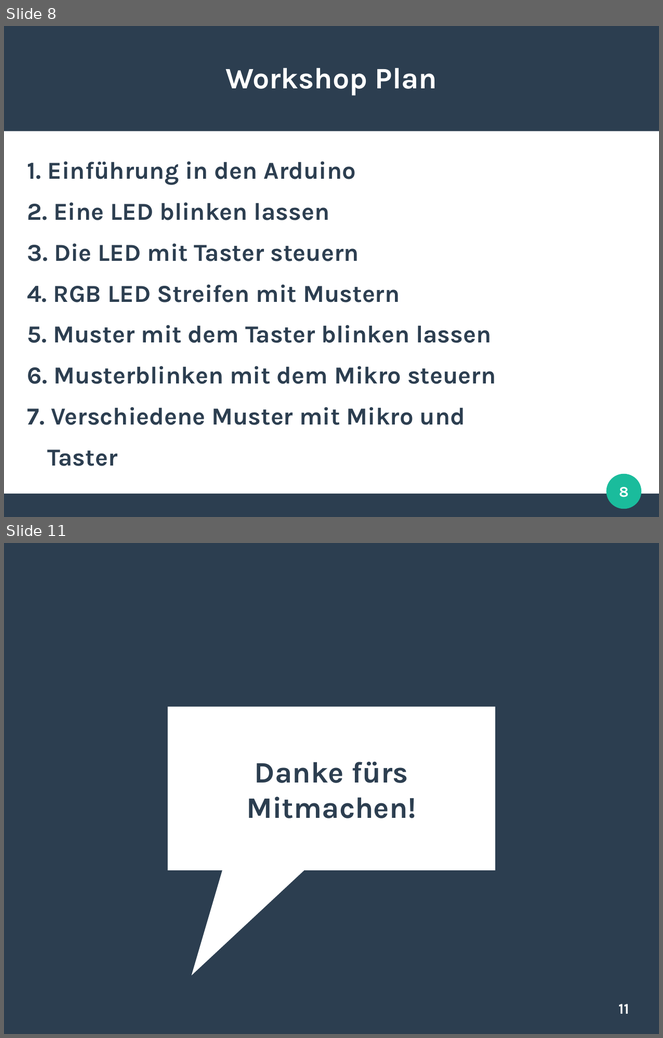
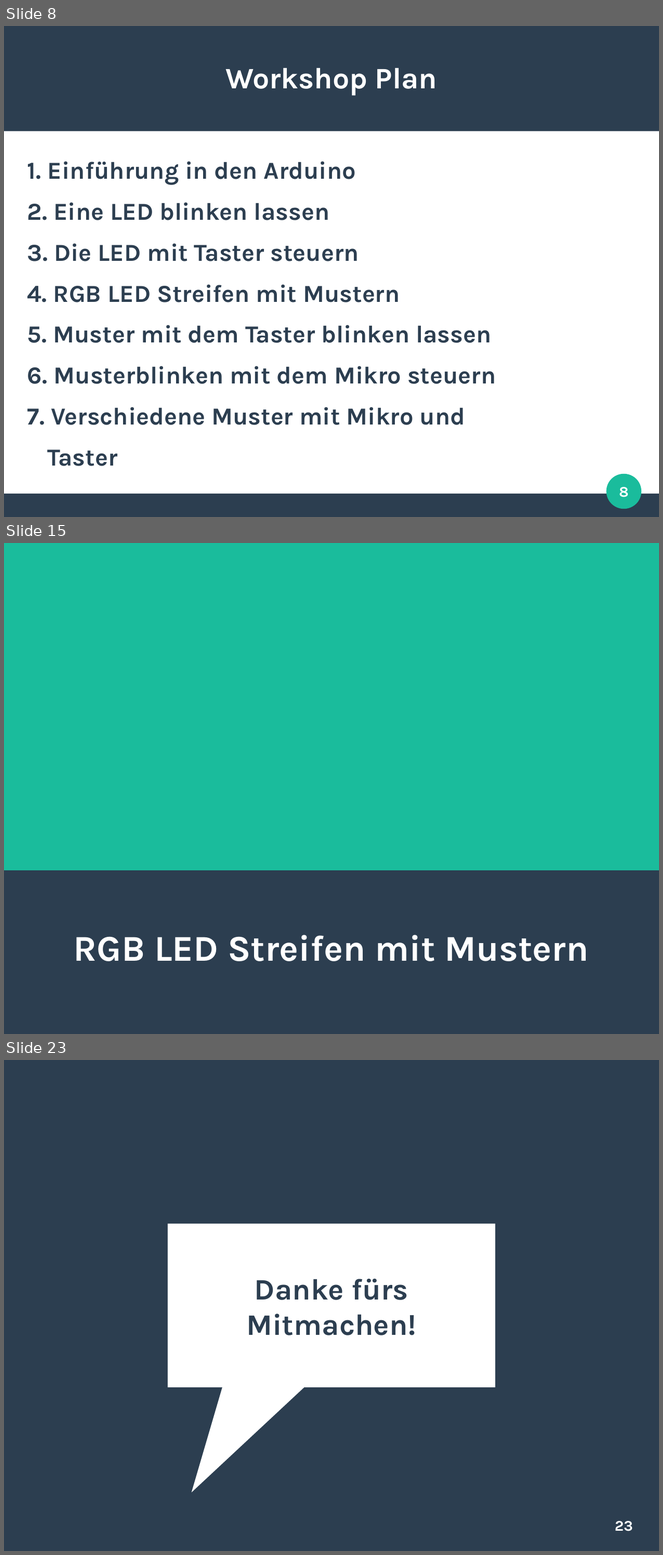
Before and after one commit to SSchwoebel/Schirm, a slide deck: Workshop/workshop.odp. Shown one above the other, each under a label of ours: slides 8 and 11 before the commit, slides 8, 15 and 23 after it; the slides between them are not shown. The pictures are 663x1038 and 663x1555 pixels, drawn with LibreOffice and Linux fonts; fonts in the diff are those of the drawing. Boxes give left, top, right and bottom in pixels: in the first picture for what was removed or moved away, otherwise in the second. Text is boxed around its words. In the diff, an @@ line names an element or a change of style, - is before the commit and + after.

```diff
--- a/Workshop/workshop.odp
+++ b/Workshop/workshop.odp
@@ slide 15 added at (x1=4, y1=543, x2=659, y2=1034), background #2C3E50 @@
@@ rectangle added at (x1=4, y1=543, x2=659, y2=871), fill #1ABC9C @@
@@ subtitle added at (x1=74, y1=935, x2=589, y2=962), 44 pt, text #FFFFFF, bold @@
+RGB LED Streifen mit Mustern
@@ what was slide 11 is now slide 23 @@
@@ page number at (x1=615, y1=1521, x2=633, y2=1532): text changed @@
-11
+23
```
Also in this commit, not shown: 13 other slides added, 2 slides removed, 11 other files.
